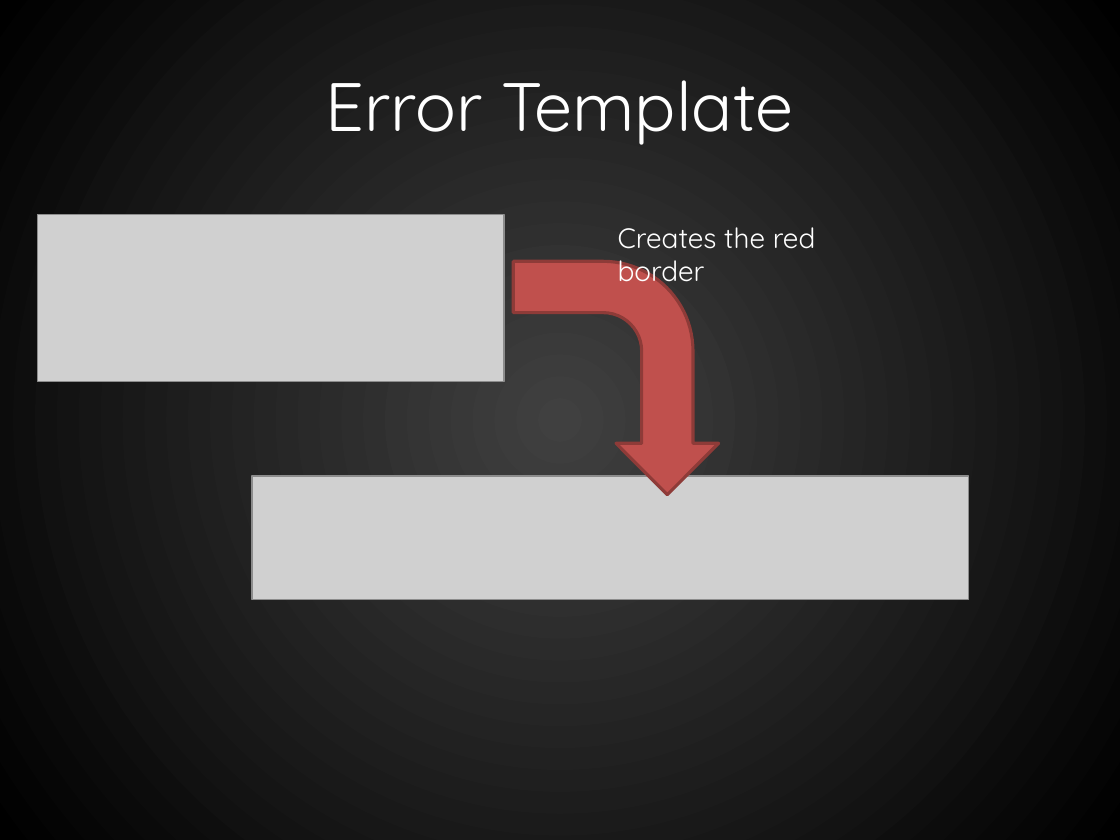
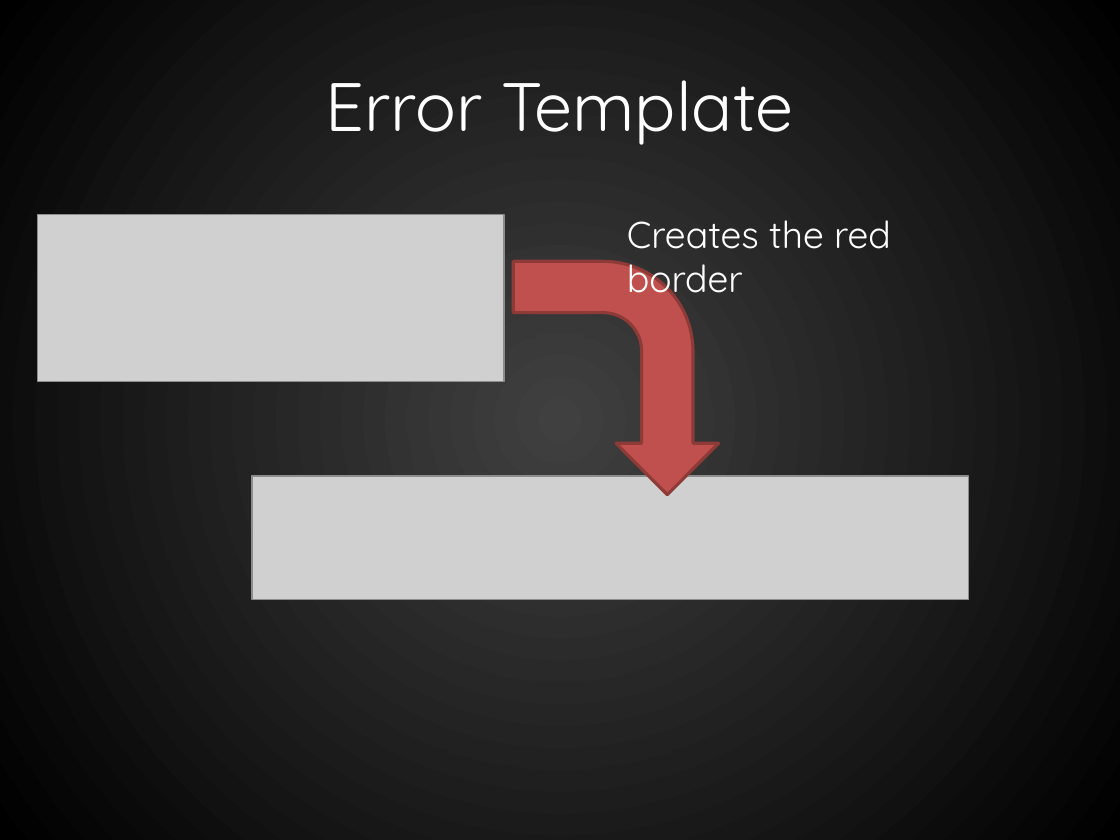
Before and after one commit to RookieOne/WPF-Input-Validation, a slide deck: slide 19 of WPF Validation.pptx (slide 15 before the commit). Drawn at 1120x840 pixels with LibreOffice and Linux fonts; fonts in the diff are those of the drawing; grey boxes stand for pictures. Boxes give left, top, right and bottom in pixels: in the first picture for what was removed or moved away, otherwise in the second. Text is boxed around its words. In the diff, an @@ line names an element or a change of style, - is before the commit and + after.

```diff
--- a/WPF Validation.pptx
+++ b/WPF Validation.pptx
@@ text "Creates the red border": place and size @@
-text "Creates the red border" at (618, 227, 816, 290)
+text "Creates the red border" at (627, 220, 891, 303)
@@ text "Creates the red border" at (627, 220, 891, 303): size 18 to 24 pt @@
```
Also in this commit, not shown: 12 other slides changed, 10 slides added, 1 slide removed, 6 other files.
